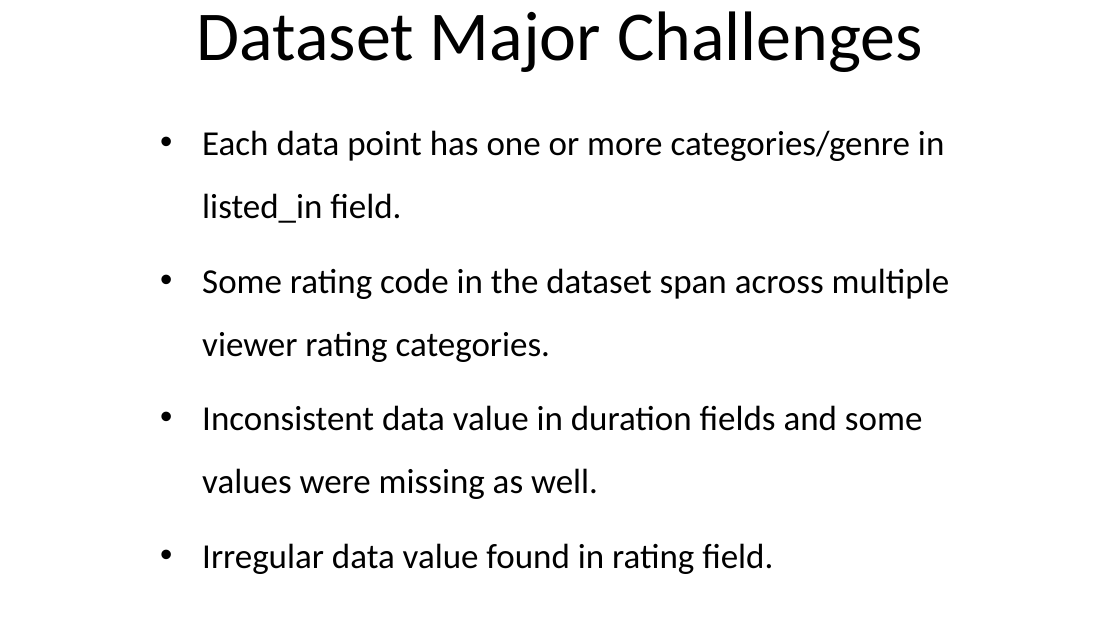
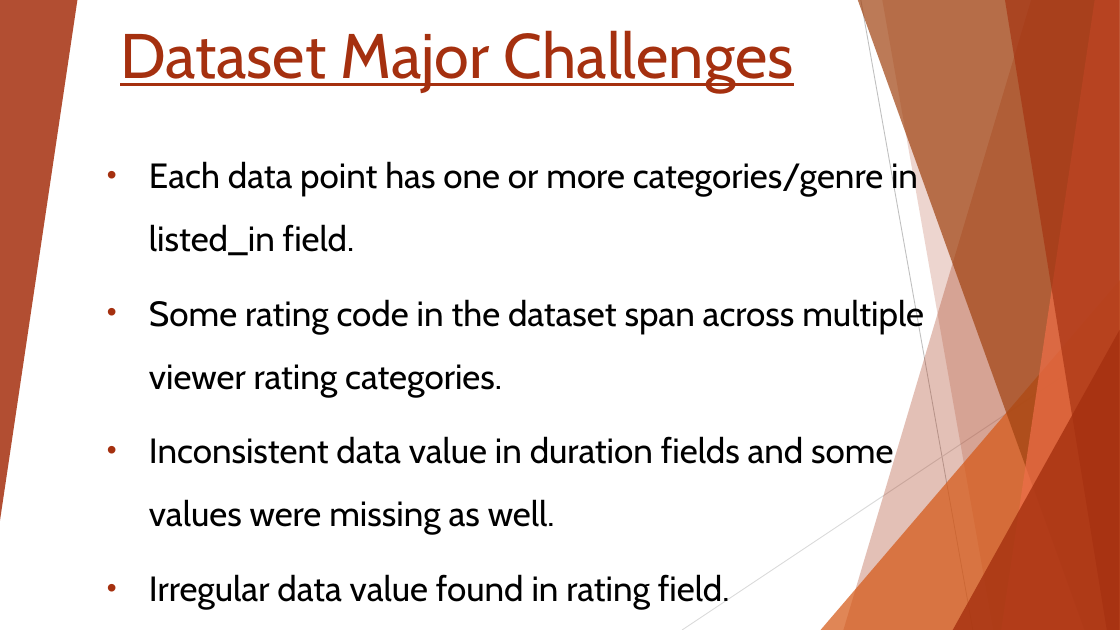
Before and after one commit to fanthony16/DataAnalysisNetFlix, a slide deck: slide 3 of NetFlix_TAIWO_OLUWAFEMI.pptx. Drawn at 1120x630 pixels with LibreOffice and Linux fonts; fonts in the diff are those of the drawing. Boxes give left, top, right and bottom in pixels: in the first picture for what was removed or moved away, otherwise in the second. Text is boxed around its words. In the diff, an @@ line names an element or a change of style, - is before the commit and + after.

```diff
--- a/NetFlix_TAIWO_OLUWAFEMI.pptx
+++ b/NetFlix_TAIWO_OLUWAFEMI.pptx
@@ group added at <box>0,0,1120,630</box>: 5 freeform shapes, 3 triangles, 2 lines @@
@@ title "Dataset Major Challenges": place and size @@
-title "Dataset Major Challenges" at <box>197,11,923,72</box>
+title "Dataset Major Challenges" at <box>120,30,794,93</box>
@@ title "Dataset Major Challenges" at <box>120,30,794,93</box>: size 60 to 54 pt, font Calibri to Cabin, text colour #000000 to #A5300F, underline on; line spacing 0.9 to 1 @@
@@ subtitle "Each data point has one ...": place and size @@
-subtitle "Each data point has one ..." at <box>202,130,950,574</box>
+subtitle "Each data point has one ..." at <box>149,159,924,610</box>
@@ subtitle "Each data point has one ..." at <box>149,159,924,610</box>: font Calibri to Cabin @@
```
Also in this commit, not shown: 12 other slides changed.
